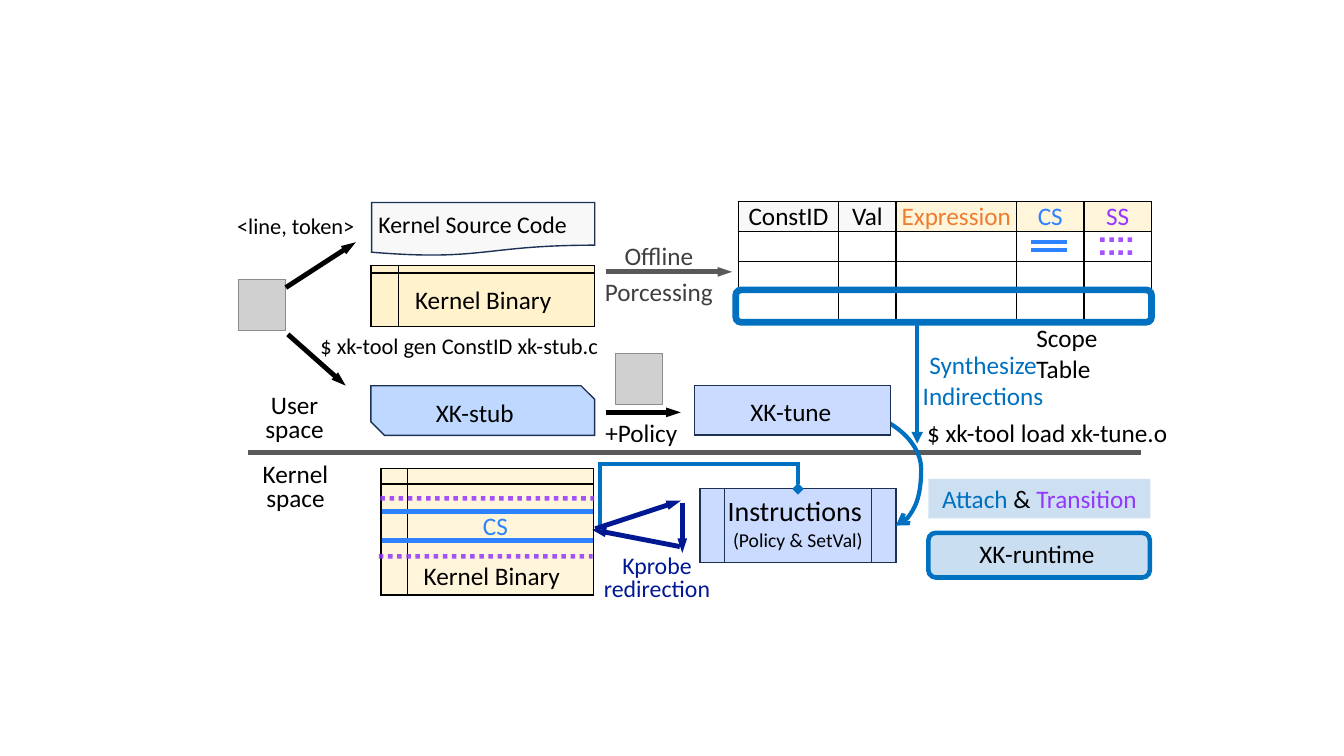
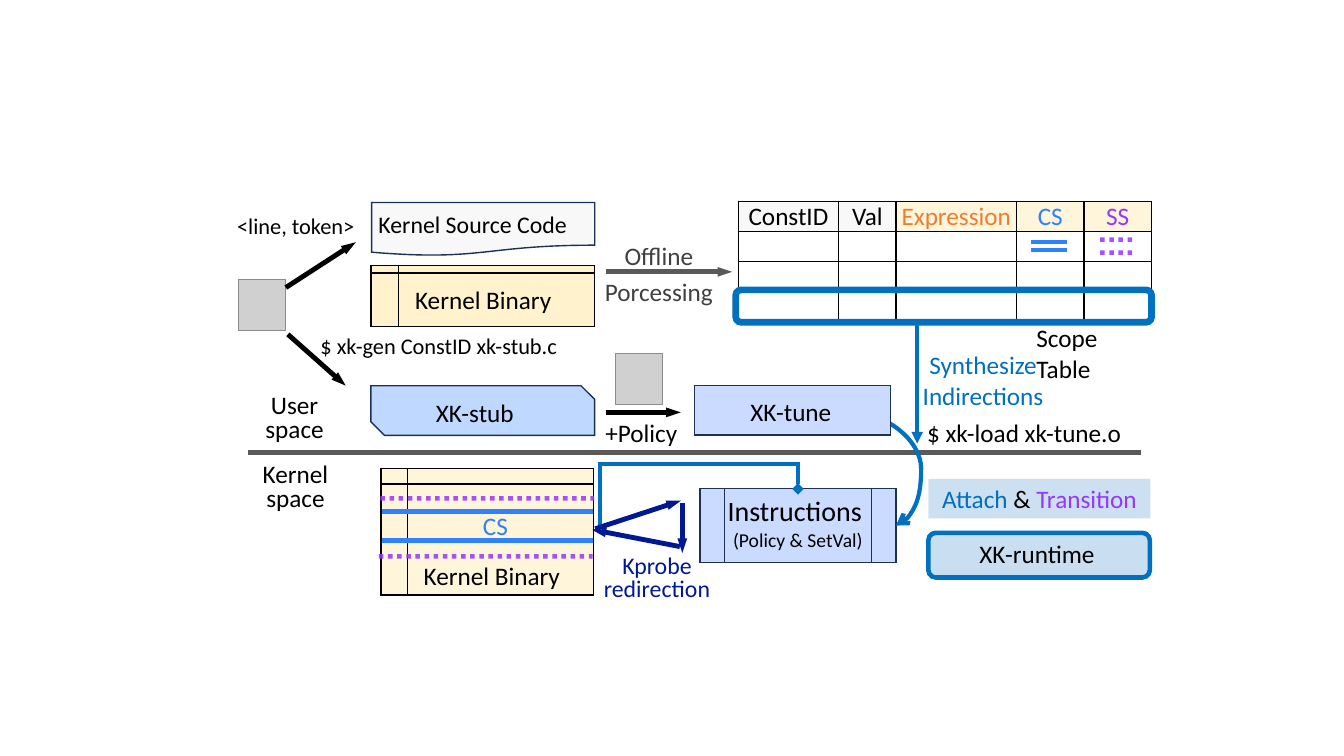
Before and after one commit to xkernel-org/Xkernel, a slide deck: slide 31 of Xkernel-Pics.pptx. Drawn at 1344x756 pixels with LibreOffice and Linux fonts; fonts in the diff are those of the drawing; grey boxes stand for pictures. Boxes give left, top, right and bottom in pixels: in the first picture for what was removed or moved away, otherwise in the second. Text is boxed around its words. In the diff, an @@ line names an element or a change of style, - is before the commit and + after.

```diff
--- a/Xkernel-Pics.pptx
+++ b/Xkernel-Pics.pptx
@@ text at [337, 338, 557, 358]: text changed @@
-$ xk-tool gen ConstID xk-stub.c
+$ xk-gen ConstID xk-stub.c
@@ text at [946, 424, 1121, 442]: text changed @@
-$ xk-tool load xk-tune.o
+$ xk-load xk-tune.o
```
Also in this commit, not shown: 1 slide added, 9 other files.
